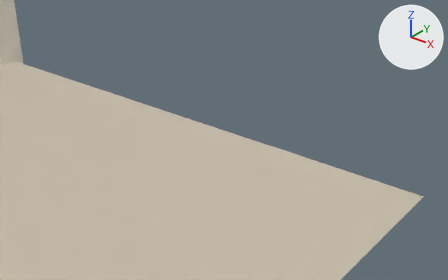
Before and after pictures for a commit that changed the glTF model godot/shahar/bolak_6_1.glb.
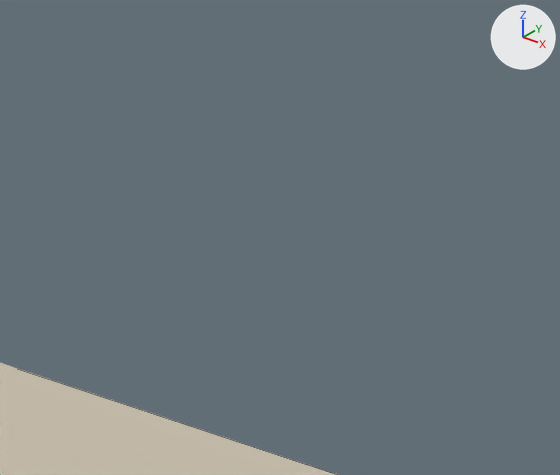
The first picture shows the older version from a 50 mm camera at (401.83, -5.56, 10.64) aimed at (398.09, -0.89, 7.75). The close-ups show the older and then the newer version on the part from 82% to 98% of the width and 47% to 69% of the height of that picture. Only the edits that show in the close-ups are written down. Arrows for +X, +Y and +Z are at upper right; the lights stay in place. The close-ups show mesh edges as thin lines. Objects named as collision shapes, trigger or cutter boxes, shadow casters or lower levels of detail are left out.

In view in the first close-up: 'Yer_Tuproq-col'.
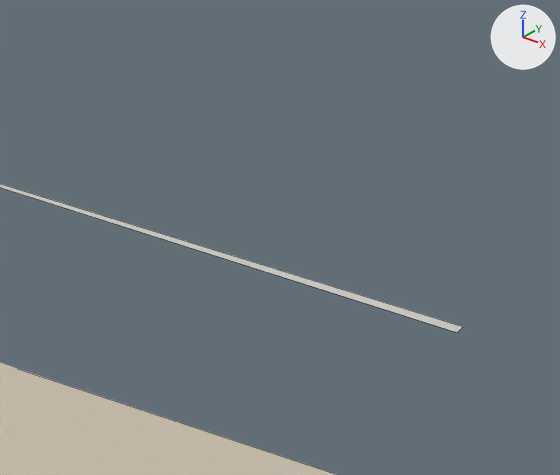
Pixel boxes [x1, y1, x2, y2] of what changed, in the close-ups (560 x 475 px):
'Trotuar', added
    after: [0, 184, 463, 332]

Edits to the bpy script that builds the scene:
```text
Add mat_trotuar:
    mat_trotuar = principled_material('Trotuar')
    mat_trotuar.base_color = (0.62, 0.6, 0.56)  # light grey #cecbc5
    mat_trotuar.roughness = 0.9
Add me_trotuar:
    me_trotuar.from_pydata([(398.593, 0.0, 7.606), (400.0, -0.02, 7.613), (400.0, 0.0, 7.613)], [], [(1, 2, 0)])
    me_trotuar.materials.append(mat_trotuar)  # light grey #cecbc5
Add ob_trotuar:
    ob_trotuar = bpy.data.objects.new('Trotuar', me_trotuar)
    ob_trotuar.location = (0.0, 0.0, 0.0)
```
